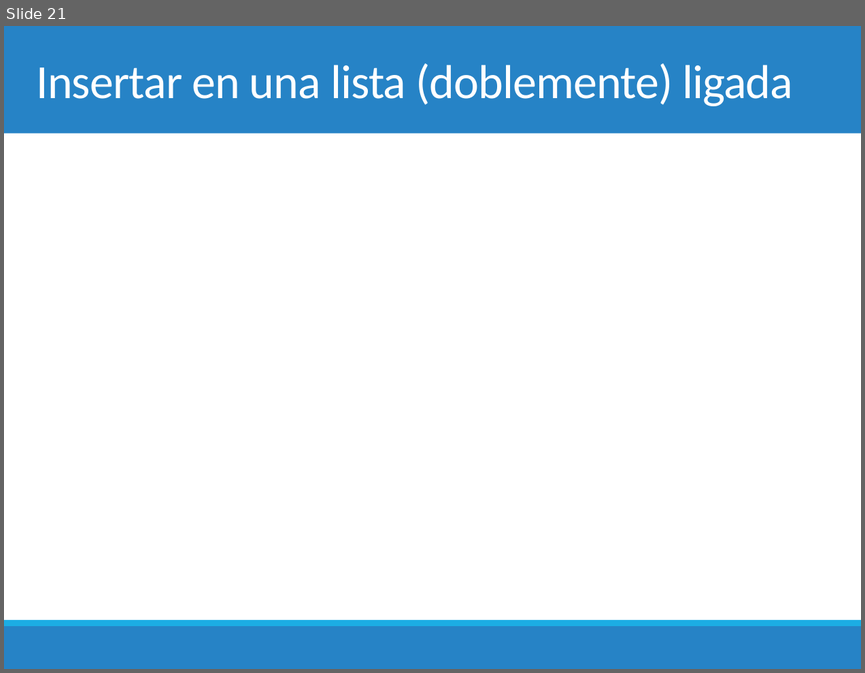
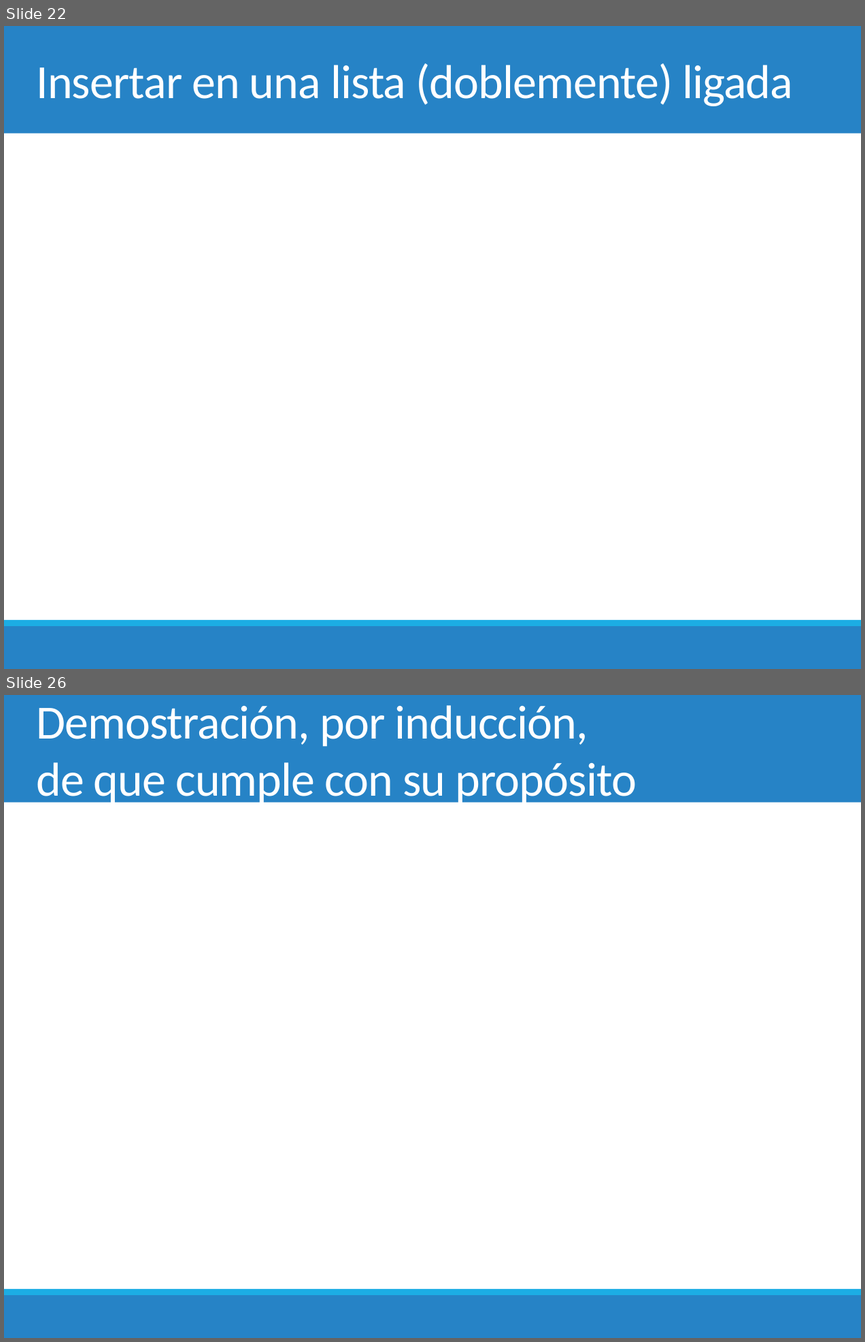
Before and after one commit to chris-carstens/2020-2, a slide deck: Clases/01 - Selection & Insertion sort/01. Selection & Insertion sort.pptx. Shown one above the other, each under a label of ours: slide 21 before the commit, slides 22 and 26 after it; the slides between them are not shown. The pictures are 865x673 and 865x1342 pixels, drawn with LibreOffice and Linux fonts; fonts in the diff are those of the drawing; grey boxes stand for pictures. Boxes give left, top, right and bottom in pixels: in the first picture for what was removed or moved away, otherwise in the second. Text is boxed around its words. In the diff, an @@ line names an element or a change of style, - is before the commit and + after.

```diff
--- a/Clases/01 - Selection & Insertion sort/01. Selection & Insertion sort.pptx
+++ b/Clases/01 - Selection & Insertion sort/01. Selection & Insertion sort.pptx
@@ slide 26 added at [4, 695, 861, 1338], background #FFFFFF; not listed: 3 template elements that a slide beside it also shows @@
@@ title added at [36, 705, 636, 807], 40 pt, text #FFFFFF @@
+Demostración, por inducción,
+de que cumple con su propósito
@@ what was slide 21 is now slide 22 @@
```
Also in this commit, not shown: 3 slides changed, 15 other slides added, 1 other file.
